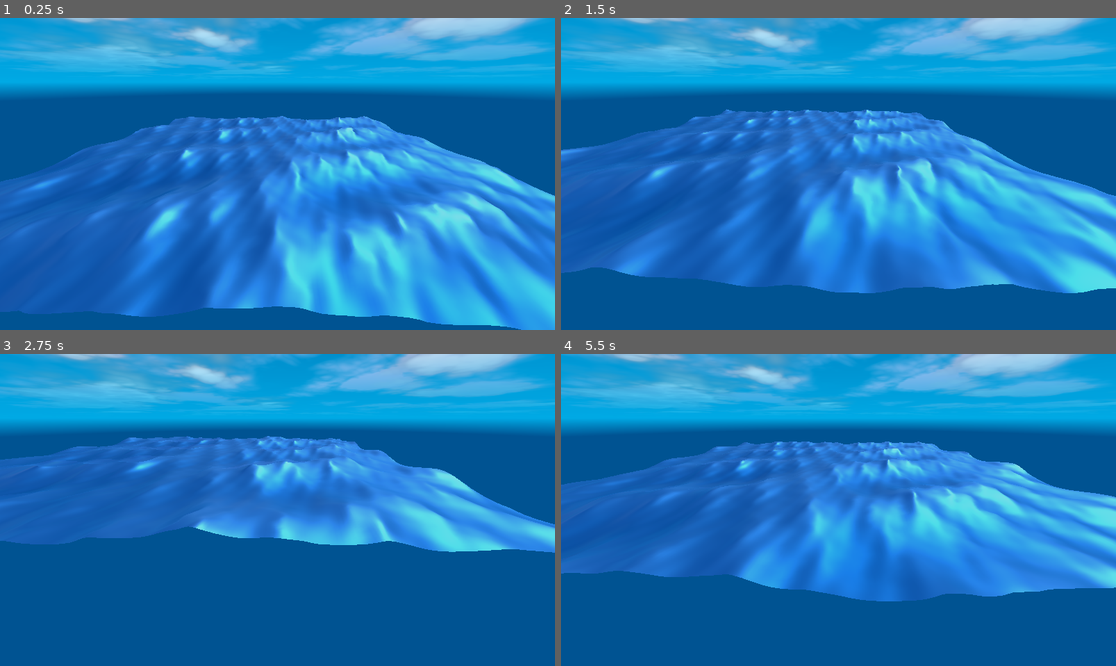
Above: before the commit, frames 1-4 (two rows, left to right).
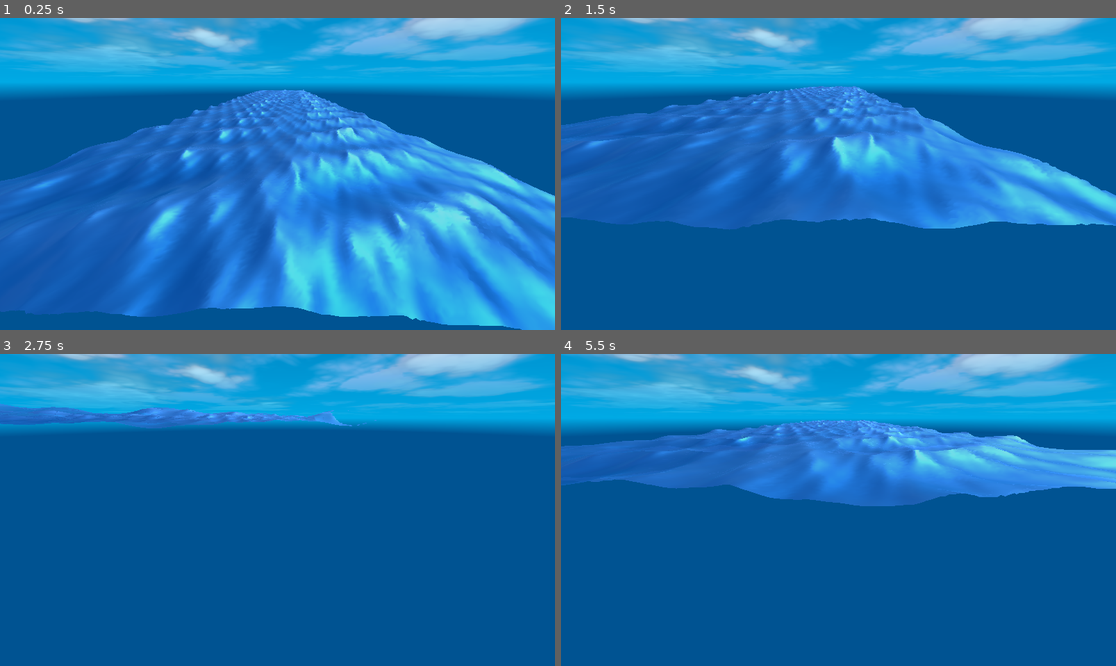
Above: after the commit, the same moments.

Repository: armedturret/Godot-Wave-Simulation
Game: Godot game, scene res://scenes/gerstner_ocean.tscn
The game is run twice, just before and just after one commit, with the same random seed, the same clock (stepped at 60 frames per second) and the same inputs.
Inputs (mouse positions are in pixels of both pictures, inside the frame that each line leads up to):
- Up to frame 1 (0.25 s): no input
- Up to frame 2 (1.5 s): tap Enter at 0.5 s; move the mouse to (960, 158) at 0.52 s; hold Right (ui_right) 0.53-1.28 s; tap Shift at 0.6, 1.35 s; click (960, 158) at 0.67 s; move the mouse to (727, 189) at 1.27 s; hold Q (move_down) from 1.28 s (still down)
- Up to frame 3 (2.75 s): move the mouse to (333, 441) at 2.02 s; release Q (move_down) at 2.03 s; hold Right (ui_right) from 2.03 s (still down); tap Shift at 2.1 s
- Up to frame 4 (5.5 s): move the mouse to (810, 572) at 2.77 s; release Right (ui_right) at 2.78 s; hold E (move_up) 2.78-3.53 s; tap Shift every 0.75 s from 2.85 to 5.1 s; click (810, 572) at 2.92 s; move the mouse to (1005, 556) at 3.52 s; hold Left (ui_left) 3.53-5.03 s; move the mouse to (672, 463) at 4.27 s; move the mouse to (866, 510) at 5.02 s; hold Q (move_down) from 5.03 s (still down); click (866, 510) at 5.17 s

The runs differ from the first frame. In frame 1, 2.2% of the frame differs, in the area x 0-99%, y 22-100%; in frame 2, 34%; in frame 3, 29%; in frame 4, 40%, in the area x 0-100%, y 21-80%.

Commit message:
Sampled noise in world space instead of with UV

Diff:
--- a/materials/ocean_noise_texture.tres
+++ b/materials/ocean_noise_texture.tres
@@ -2,7 +2,7 @@
 
 [sub_resource type="FastNoiseLite" id="FastNoiseLite_usqsq"]
 noise_type = 4
-frequency = 0.1
+frequency = 1.0
 
 [resource]
 noise = SubResource("FastNoiseLite_usqsq")
--- /dev/null
+++ b/ocean_meshes/ocean_mesh_128.tres
@@ -0,0 +1,6 @@
+[gd_resource type="PlaneMesh" format=3 uid="uid://bsjqetf36cm1w"]
+
+[resource]
+size = Vector2(100, 100)
+subdivide_width = 128
+subdivide_depth = 128
--- /dev/null
+++ b/ocean_meshes/ocean_mesh_16.tres
@@ -0,0 +1,6 @@
+[gd_resource type="PlaneMesh" format=3 uid="uid://c8k7q4yej68ce"]
+
+[resource]
+size = Vector2(100, 100)
+subdivide_width = 16
+subdivide_depth = 16
--- /dev/null
+++ b/ocean_meshes/ocean_mesh_256.tres
@@ -0,0 +1,6 @@
+[gd_resource type="PlaneMesh" format=3 uid="uid://cxyic7ot1h8ob"]
+
+[resource]
+size = Vector2(100, 100)
+subdivide_width = 256
+subdivide_depth = 256
--- /dev/null
+++ b/ocean_meshes/ocean_mesh_32.tres
@@ -0,0 +1,6 @@
+[gd_resource type="PlaneMesh" format=3 uid="uid://cg21olxpce28j"]
+
+[resource]
+size = Vector2(100, 100)
+subdivide_width = 32
+subdivide_depth = 32
--- /dev/null
+++ b/ocean_meshes/ocean_mesh_64.tres
@@ -0,0 +1,6 @@
+[gd_resource type="PlaneMesh" format=3 uid="uid://504n75u3e24s"]
+
+[resource]
+size = Vector2(100, 100)
+subdivide_width = 64
+subdivide_depth = 64
--- a/scenes/gerstner_ocean.tscn
+++ b/scenes/gerstner_ocean.tscn
@@ -4,11 +4,11 @@
 [ext_resource type="Material" uid="uid://c1vjmg5gwatjd" path="res://materials/ocean_material.tres" id="1_co4yx"]
 [ext_resource type="Script" uid="uid://d4g016li4ktxm" path="res://scripts/camera_controller.gd" id="2_3c6y5"]
 [ext_resource type="Script" uid="uid://c4mx012ggauhw" path="res://scripts/ocean_generator.gd" id="2_co4yx"]
-
-[sub_resource type="PlaneMesh" id="PlaneMesh_d0soh"]
-size = Vector2(100, 100)
-subdivide_width = 256
-subdivide_depth = 256
+[ext_resource type="PlaneMesh" uid="uid://cxyic7ot1h8ob" path="res://ocean_meshes/ocean_mesh_256.tres" id="3_phwen"]
+[ext_resource type="PlaneMesh" uid="uid://bsjqetf36cm1w" path="res://ocean_meshes/ocean_mesh_128.tres" id="6_5d2jk"]
+[ext_resource type="PlaneMesh" uid="uid://504n75u3e24s" path="res://ocean_meshes/ocean_mesh_64.tres" id="7_drgyt"]
+[ext_resource type="PlaneMesh" uid="uid://cg21olxpce28j" path="res://ocean_meshes/ocean_mesh_32.tres" id="8_iqywx"]
+[ext_resource type="PlaneMesh" uid="uid://c8k7q4yej68ce" path="res://ocean_meshes/ocean_mesh_16.tres" id="9_drgyt"]
 
 [node name="GerstnerOcean" type="Node3D" unique_id=192684016]
 
@@ -18,18 +18,61 @@
 [node name="Camera3D" type="Camera3D" parent="." unique_id=2024993671]
 transform = Transform3D(0.99964863, -0.010913228, 0.024157835, -3.4779973e-08, 0.91132426, 0.41168937, -0.02650848, -0.4115447, 0.911004, 4.3429337, 17.249245, 60.556053)
 script = ExtResource("2_3c6y5")
-speed = 10.0
-speed_fast = 25.0
+speed = 20.0
+speed_fast = 80.0
 mouse_sens = 0.01
 
 [node name="DirectionalLight3D" type="DirectionalLight3D" parent="." unique_id=2106264239]
 transform = Transform3D(0.76308566, -0.5283642, 0.3721982, -0.5328818, -0.18850322, 0.8249264, -0.36570105, -0.8278271, -0.42539975, 0, 30.442127, 0)
 
-[node name="MeshInstance3D" type="MeshInstance3D" parent="." unique_id=1303851496]
-transform = Transform3D(0.99998915, -0.0037763077, -0.0027200247, 0.0037769545, 0.99999285, 0.00023294859, 0.0027191264, -0.00024321013, 0.9999963, -0.024202347, -0.0163908, 0.0016489029)
-mesh = SubResource("PlaneMesh_d0soh")
+[node name="OceanRoot" type="Node3D" parent="." unique_id=2130323283]
+
+[node name="MeshInstance3D" type="MeshInstance3D" parent="OceanRoot" unique_id=1303851496]
+transform = Transform3D(0.99998915, -0.0037763077, -0.0027200247, 0.0037769545, 0.99999285, 0.00023294859, 0.0027191264, -0.00024321013, 0.9999963, 0, 0, 0)
+mesh = ExtResource("3_phwen")
+skeleton = NodePath("../..")
 surface_material_override/0 = ExtResource("1_co4yx")
 script = ExtResource("2_co4yx")
 min_wavelen = 3.0
 max_wavelen = 32.0
 max_amplitude = 0.6
+
+[node name="MeshInstance3D2" type="MeshInstance3D" parent="OceanRoot" unique_id=2116760908]
+transform = Transform3D(0.99998915, -0.0037763077, -0.0027200247, 0.0037769545, 0.99999285, 0.00023294859, 0.0027191264, -0.00024321013, 0.9999963, 0, 0, -100)
+mesh = ExtResource("6_5d2jk")
+skeleton = NodePath("../..")
+surface_material_override/0 = ExtResource("1_co4yx")
+script = ExtResource("2_co4yx")
+min_wavelen = 3.0
+max_wavelen = 32.0
+max_amplitude = 0.6
+
+[node name="MeshInstance3D3" type="MeshInstance3D" parent="OceanRoot" unique_id=1962730721]
+transform = Transform3D(0.99998915, -0.0037763077, -0.0027200247, 0.0037769545, 0.99999285, 0.00023294859, 0.0027191264, -0.00024321013, 0.9999963, 0, 0, -200)
+mesh = ExtResource("7_drgyt")
+skeleton = NodePath("../..")
+surface_material_override/0 = ExtResource("1_co4yx")
+script = ExtResource("2_co4yx")
+min_wavelen = 3.0
+max_wavelen = 32.0
+max_amplitude = 0.6
+
+[node name="MeshInstance3D4" type="MeshInstance3D" parent="OceanRoot" unique_id=100306378]
+transform = Transform3D(0.99998915, -0.0037763077, -0.0027200247, 0.0037769545, 0.99999285, 0.00023294859, 0.0027191264, -0.00024321013, 0.9999963, 0, 0, -300)
+mesh = ExtResource("8_iqywx")
+skeleton = NodePath("../..")
+surface_material_override/0 = ExtResource("1_co4yx")
+script = ExtResource("2_co4yx")
+min_wavelen = 3.0
+max_wavelen = 32.0
+max_amplitude = 0.6
+
+[node name="MeshInstance3D5" type="MeshInstance3D" parent="OceanRoot" unique_id=1755725774]
+transform = Transform3D(0.99998915, -0.0037763077, -0.0027200247, 0.0037769545, 0.99999285, 0.00023294859, 0.0027191264, -0.00024321013, 0.9999963, 0, 0, -400)
+mesh = ExtResource("9_drgyt")
+skeleton = NodePath("../..")
+surface_material_override/0 = ExtResource("1_co4yx")
+script = ExtResource("2_co4yx")
+min_wavelen = 3.0
+max_wavelen = 32.0
+max_amplitude = 0.6
--- a/shaders/ocean_gerstner.gdshader
+++ b/shaders/ocean_gerstner.gdshader
@@ -8,6 +8,7 @@
 uniform float steepness : hint_range(0.001, 1.0, 0.001);
 uniform sampler2D noise : hint_default_black;
 uniform float noise_scale : hint_range(0.0, 10.0, 0.01) = 0.0f;
+uniform float uv_to_world_ratio = 100.0f;
 
 group_uniforms WaveArrays;
 uniform float amp[WAVE_COUNT];
@@ -30,7 +31,7 @@
 	vec2 x = VERTEX.xz;
 	float y = 0.0f;
     // noise works by giving each vertex a "time" offset
-    float t_off = texture(noise, UV).r;
+    float t_off = texture(noise, VERTEX.xz / uv_to_world_ratio).r;
     float t = TIME + noise_scale * t_off;
 
 	// Calculate Qi
